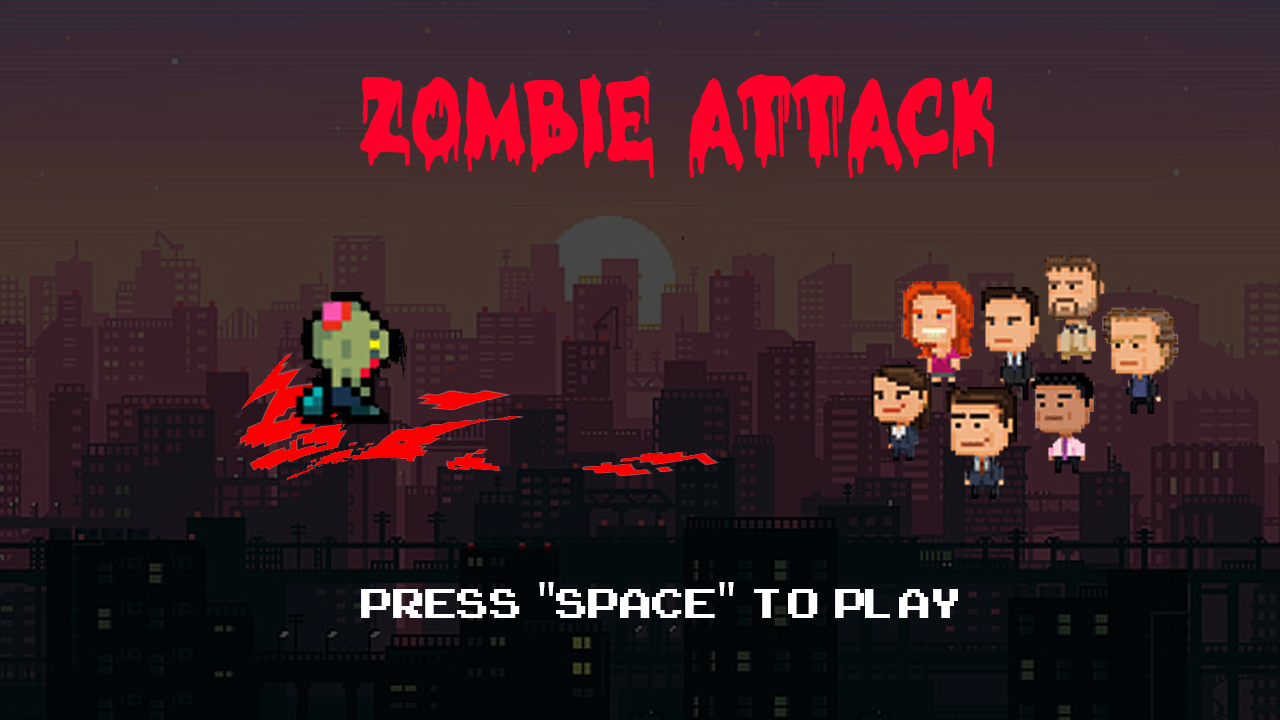
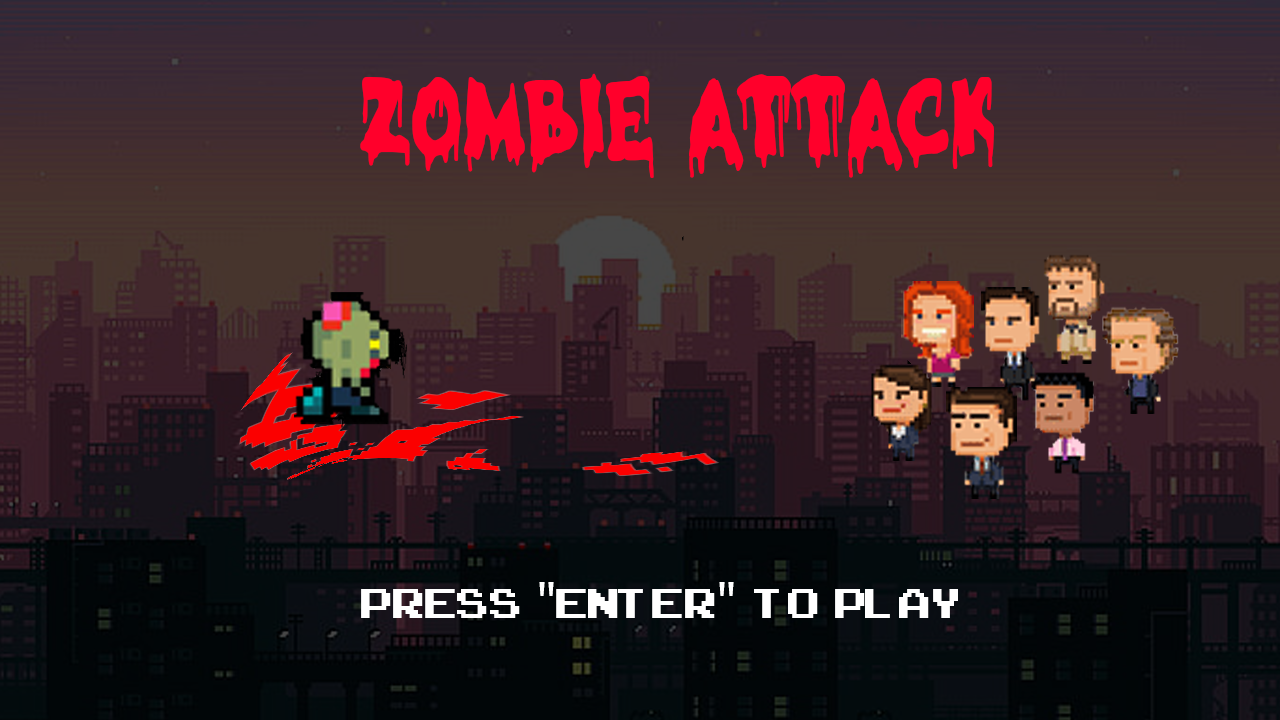
The second 1280px x 720px image is a revision of the first. Changes to its layers:
renamed "Press 'space' to play" to "Press 'ENTER' to play", painted on it over [556, 589, 715, 618]
